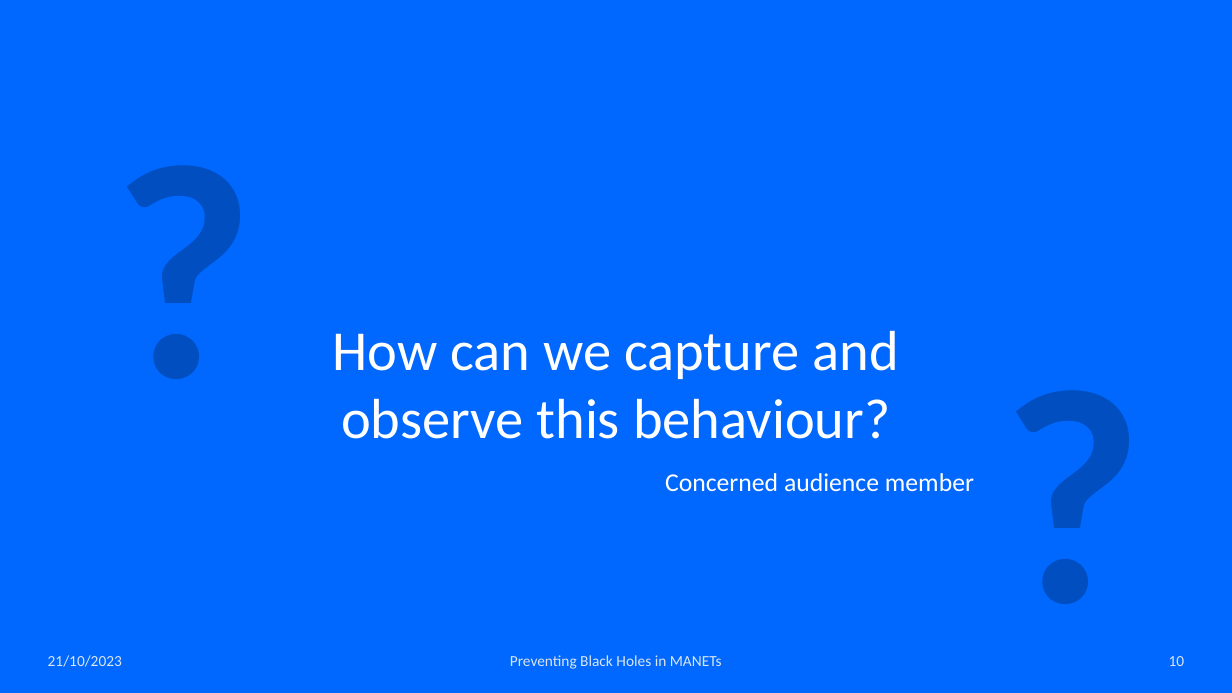
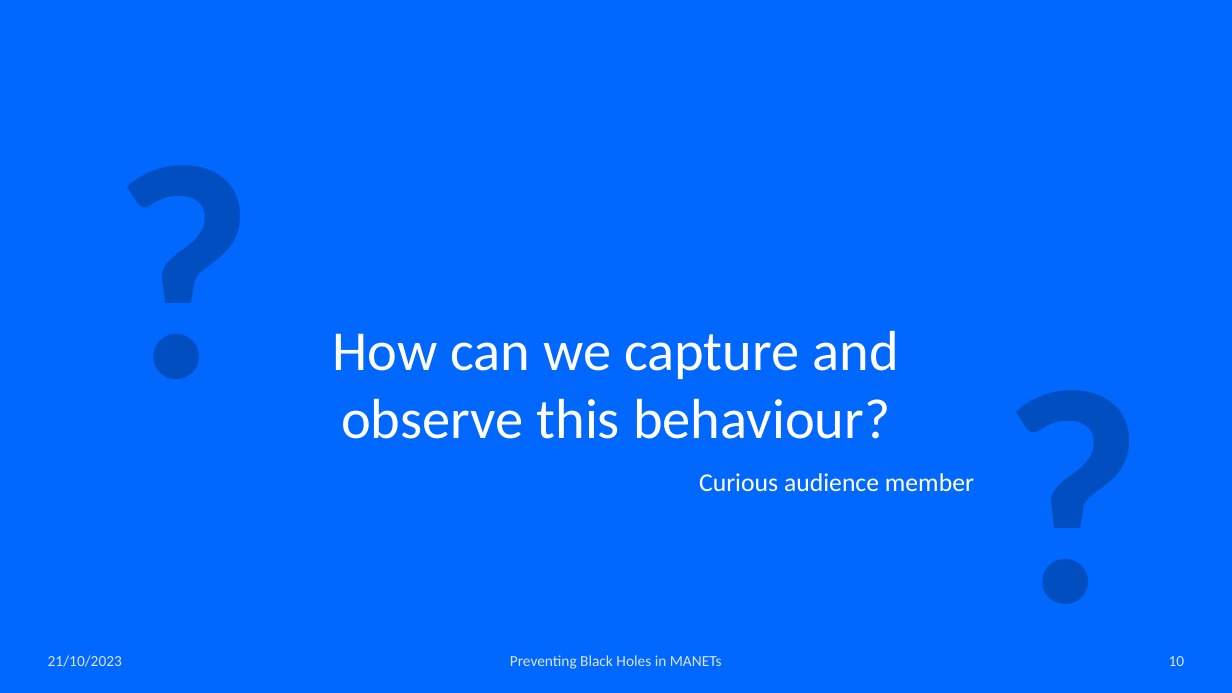
Before and after one commit to capstone11522manet/Manet11522-23-16, a slide deck: slide 10 of Presentation/Presentation.pptx. Drawn at 1232x693 pixels with LibreOffice and Linux fonts; fonts in the diff are those of the drawing. Boxes give left, top, right and bottom in pixels: in the first picture for what was removed or moved away, otherwise in the second. Text is boxed around its words. In the diff, an @@ line names an element or a change of style, - is before the commit and + after.

```diff
--- a/Presentation/Presentation.pptx
+++ b/Presentation/Presentation.pptx
@@ text at (699,473,974,492): text changed @@
-Concerned audience member
+Curious audience member
```
Also in this commit, not shown: 8 other slides changed, 1 slide added.
